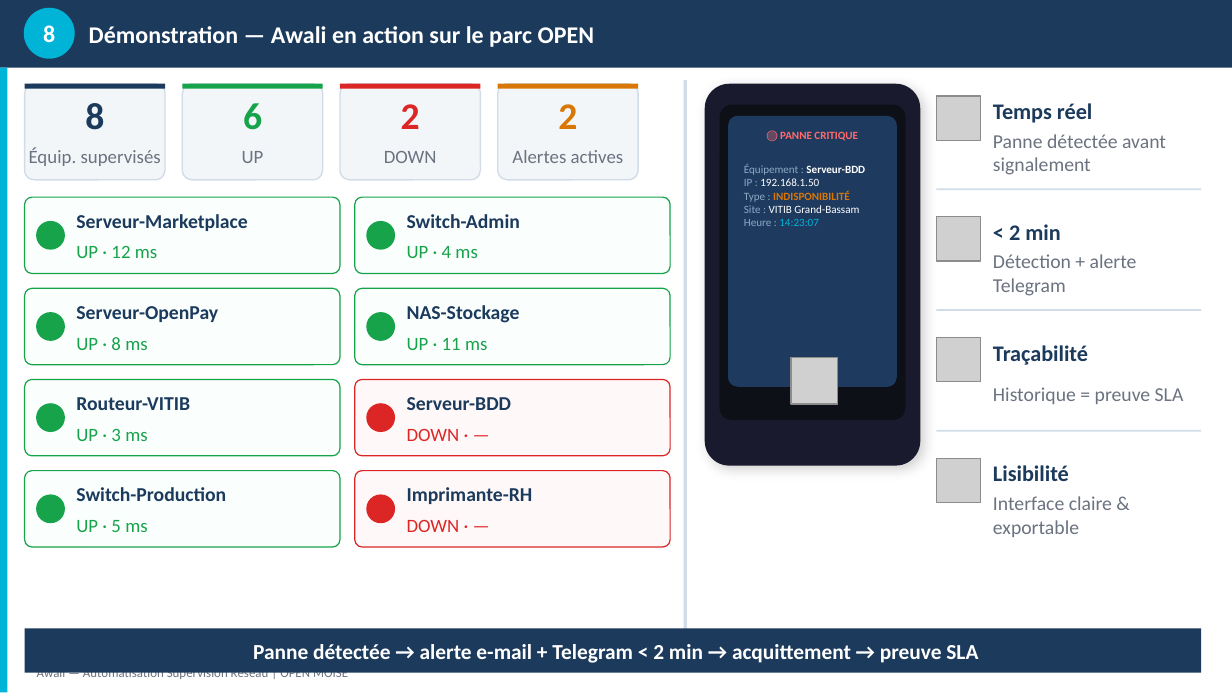
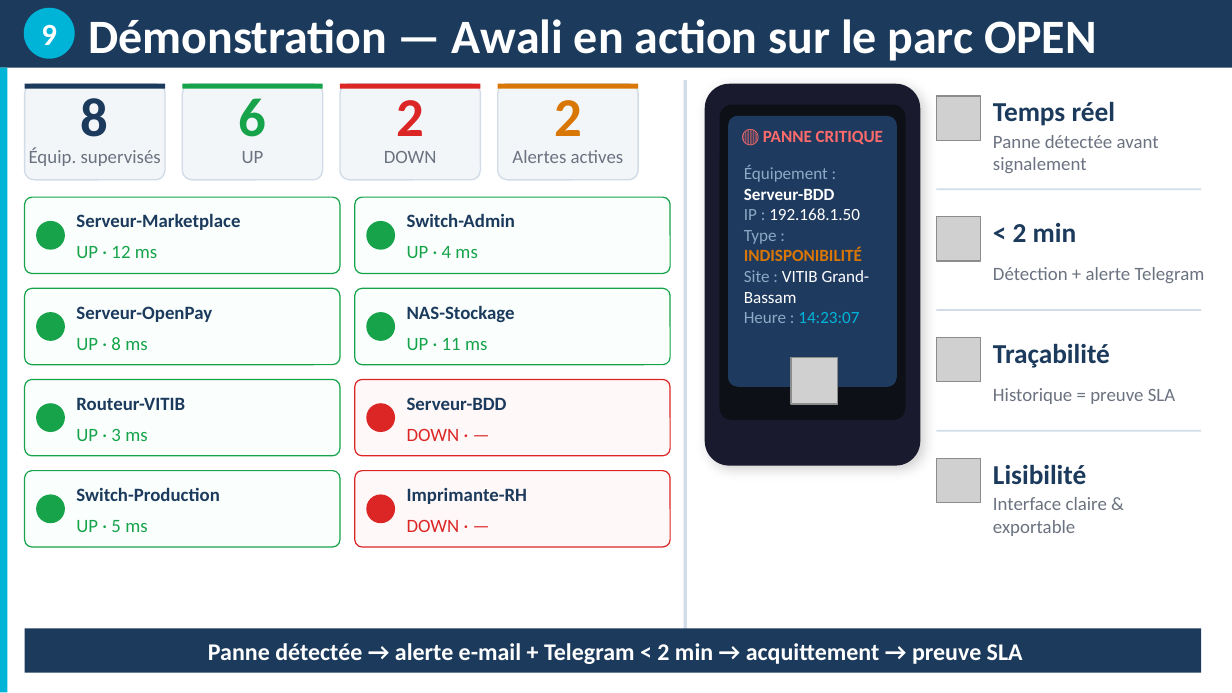
Before and after one commit to esperanceykouassi-bit/Supervision-reseau, a slide deck: slide 12 of soutenance/KOUASSI_YOO.pptx. Drawn at 1232x693 pixels with LibreOffice and Linux fonts; fonts in the diff are those of the drawing; grey boxes stand for pictures. Boxes give left, top, right and bottom in pixels: in the first picture for what was removed or moved away, otherwise in the second. Text is boxed around its words. In the diff, an @@ line names an element or a change of style, - is before the commit and + after.

```diff
--- a/soutenance/KOUASSI_YOO.pptx
+++ b/soutenance/KOUASSI_YOO.pptx
@@ text at bbox=[41, 24, 57, 45]: text changed; size 14 to 18 pt @@
-8
+9
@@ text "Démonstration — Awali en action ..." at bbox=[89, 19, 1097, 61]: size 14 to 28 pt @@
@@ size 22 to 32 pt in 4 elements at bbox=[81, 98, 109, 137], bbox=[239, 98, 267, 137], bbox=[396, 100, 424, 136], bbox=[554, 100, 582, 136] @@
@@ text "🔴 PANNE CRITIQUE" at bbox=[763, 130, 883, 144]: size 6.5 to 10 pt @@
@@ text "Équipement : Serveur-BDD IP : ..." at bbox=[744, 165, 870, 323]: size 6.5 to 10 pt @@
@@ size 13 to 16 pt in 4 elements at bbox=[993, 101, 1116, 126], bbox=[1013, 223, 1077, 242], bbox=[993, 343, 1110, 368], bbox=[993, 464, 1086, 484] @@
@@ size 11.5 to 11 pt in 12 elements at bbox=[76, 213, 240, 230], bbox=[76, 306, 212, 322], bbox=[76, 397, 185, 410], bbox=[76, 487, 220, 501], bbox=[407, 213, 515, 227], bbox=[407, 305, 515, 322], bbox=[407, 397, 507, 410], bbox=[407, 488, 527, 504], bbox=[993, 135, 1159, 173], bbox=[993, 267, 1205, 283], bbox=[993, 388, 1175, 404], bbox=[993, 497, 1107, 536] @@
@@ text "Panne détectée → alerte e-mail ..." at bbox=[208, 643, 1023, 664]: size 12.5 to 14 pt @@
@@ text removed at bbox=[37, 667, 348, 682] @@
-Awali — Automatisation Supervision Réseau | OPEN MOISE
```
Also in this commit, not shown: 14 other slides changed, 1 slide added, 1 slide removed.
